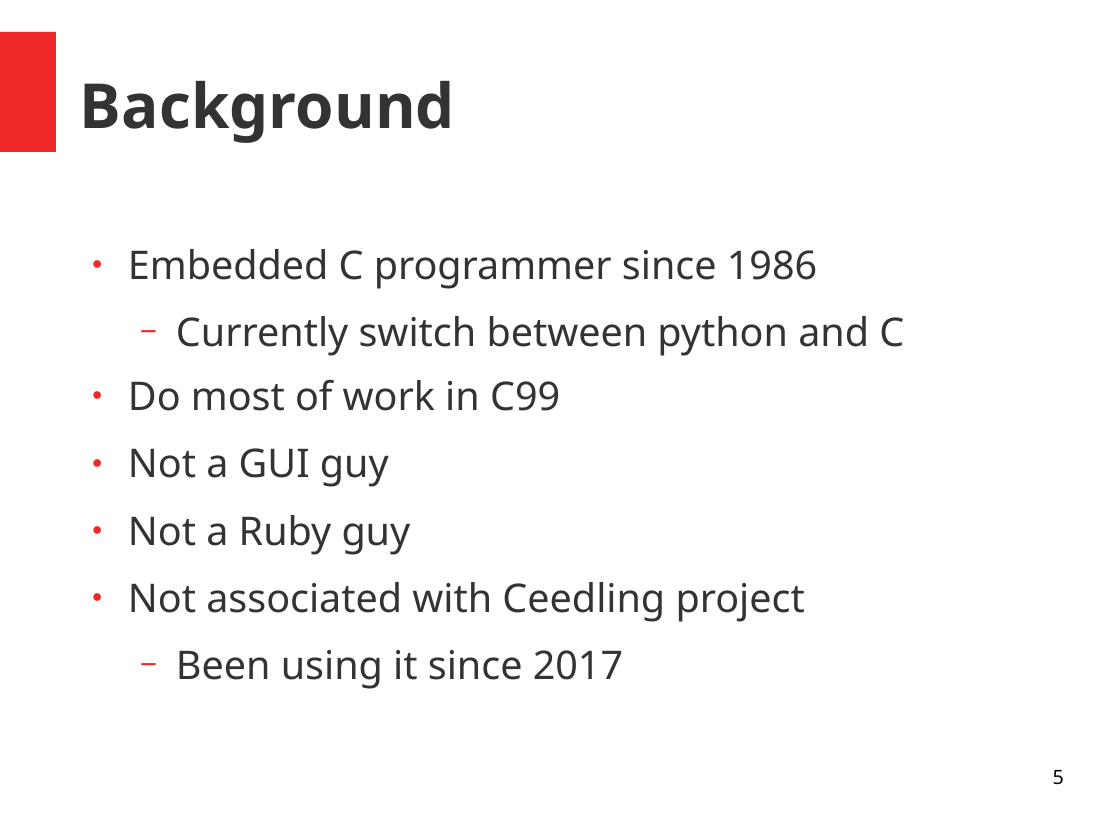
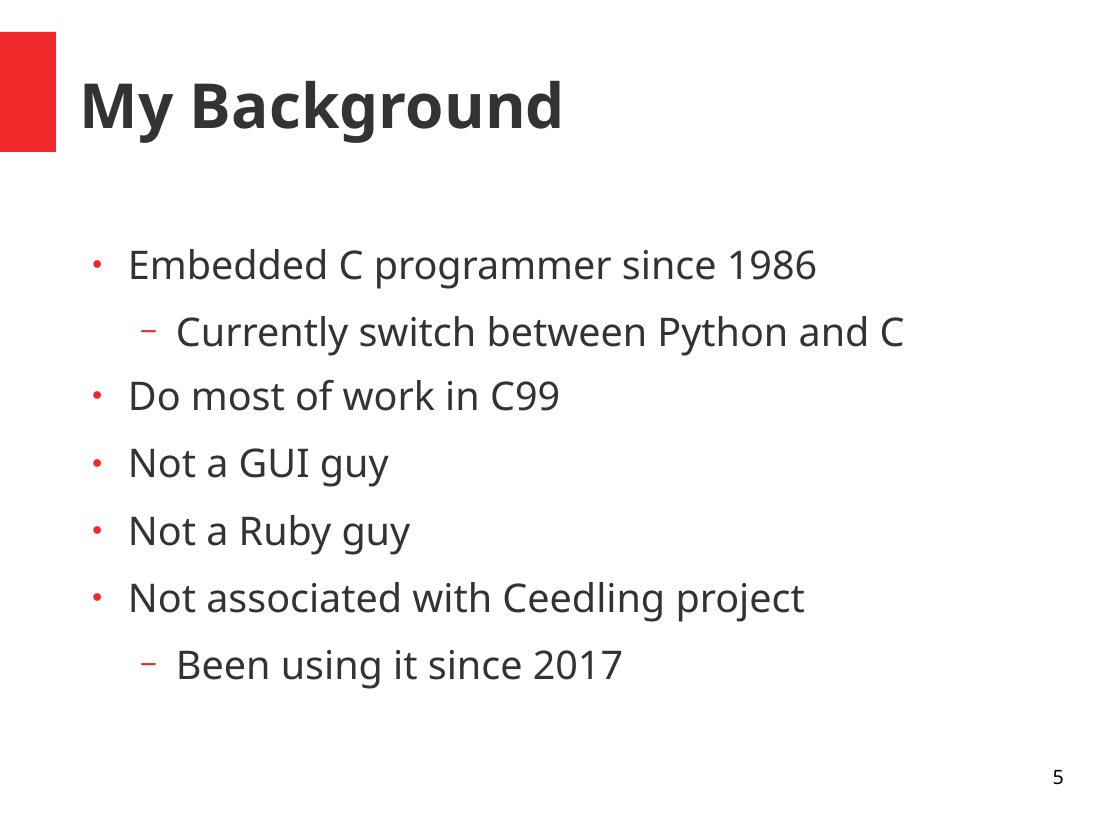
Before and after one commit to bd2357/ceedling_talk, a slide deck: slide 5 of ceedling_talk.odp. Drawn at 1120x840 pixels with LibreOffice and Linux fonts; fonts in the diff are those of the drawing. Boxes give left, top, right and bottom in pixels: in the first picture for what was removed or moved away, otherwise in the second. Text is boxed around its words. In the diff, an @@ line names an element or a change of style, - is before the commit and + after.

```diff
--- a/ceedling_talk.odp
+++ b/ceedling_talk.odp
@@ title at <box>80,81,565,143</box>: text changed @@
-Background
+My Background
@@ text at <box>176,316,905,356</box>: text changed @@
-  − Currently switch between python and C
+  − Currently switch between Python and C
```
Also in this commit, not shown: 3 other slides changed, 6 slides added, 2 slides removed, 6 other files.
